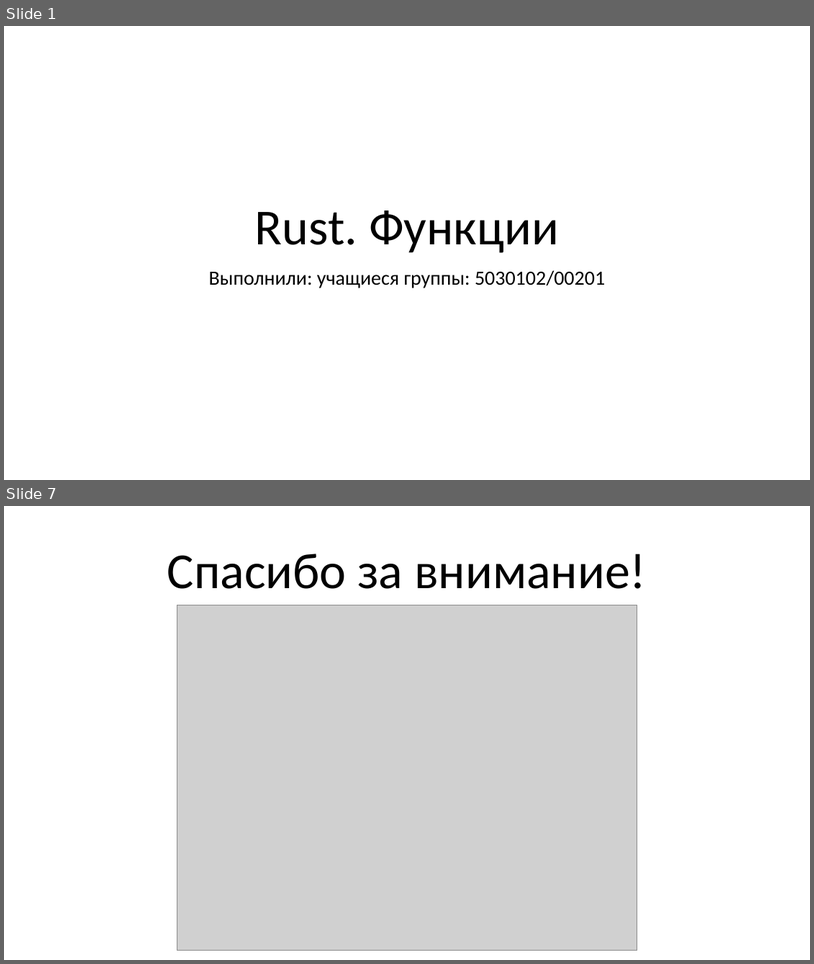
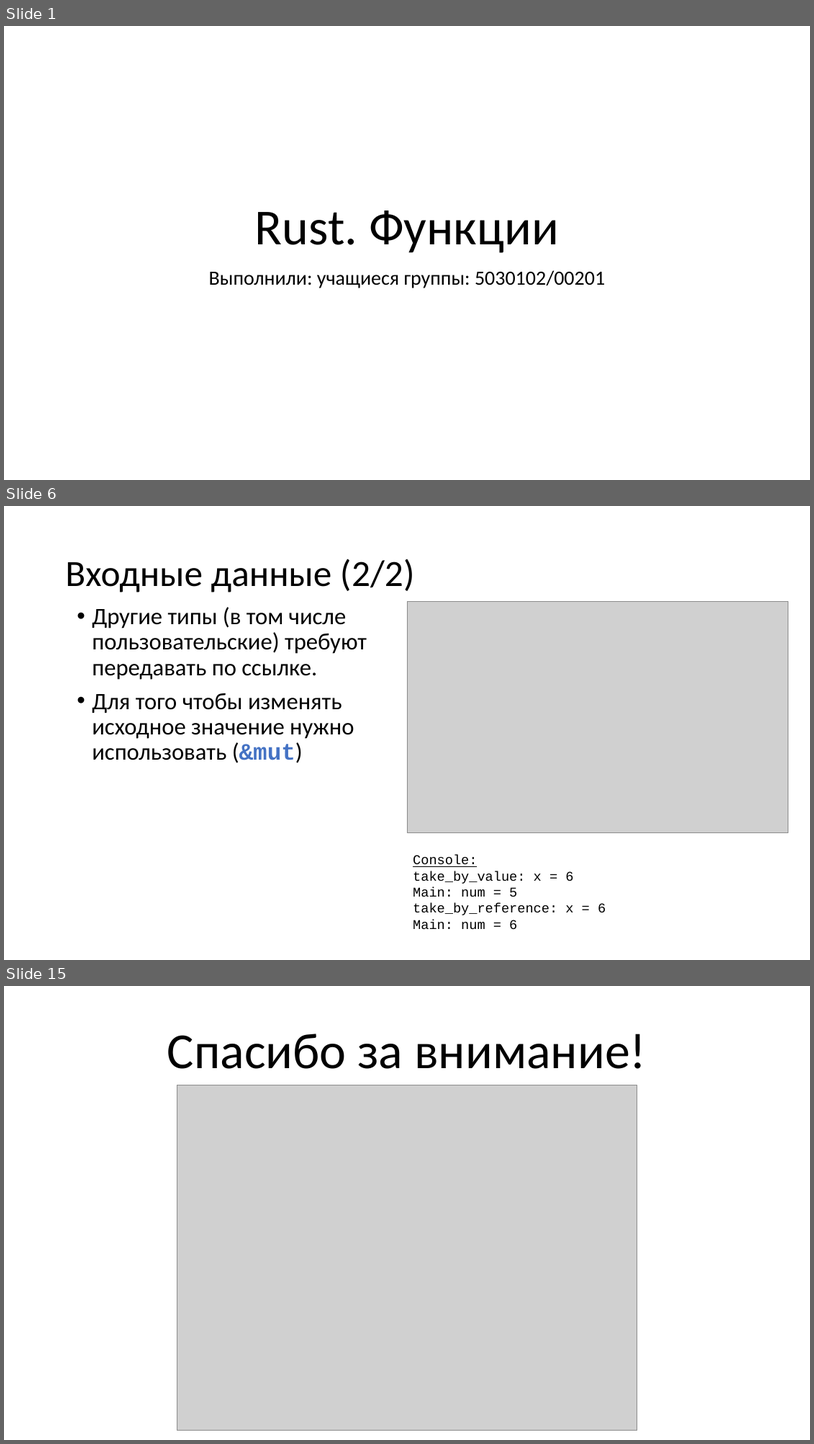
Before and after one commit to Katalien/New-programming-languages, a slide deck: reports/functions/functions.pptx. Shown one above the other, each under a label of ours: slides 1 and 7 before the commit, slides 1, 6 and 15 after it; the slides between them are not shown. The pictures are 814x964 and 814x1444 pixels, drawn with LibreOffice and Linux fonts; fonts in the diff are those of the drawing; grey boxes stand for pictures. Boxes give left, top, right and bottom in pixels: in the first picture for what was removed or moved away, otherwise in the second. Text is boxed around its words. In the diff, an @@ line names an element or a change of style, - is before the commit and + after.

```diff
--- a/reports/functions/functions.pptx
+++ b/reports/functions/functions.pptx
@@ slide 6 added at [4, 506, 810, 960], background #FFFFFF @@
@@ title added at [65, 559, 415, 592], 44 pt, text #000000 @@
+Входные данные (2/2)
@@ text added at [92, 607, 367, 763], 28 pt, text #000000 @@
+• Другие типы (в том числе пользовательские) требуют передавать по ссылке.
+• Для того чтобы изменять исходное значение нужно использовать (&mut)
@@ picture added at [407, 601, 790, 833] @@
@@ text added at [413, 854, 606, 929], 16 pt, text #000000 @@
+Console:
+take_by_value: x = 6
+Main: num = 5
+take_by_reference: x = 6
+Main: num = 6
@@ what was slide 7 is now slide 15 @@
```
Also in this commit, not shown: 2 slides changed, 10 other slides added, 3 slides removed, 2 other files.
